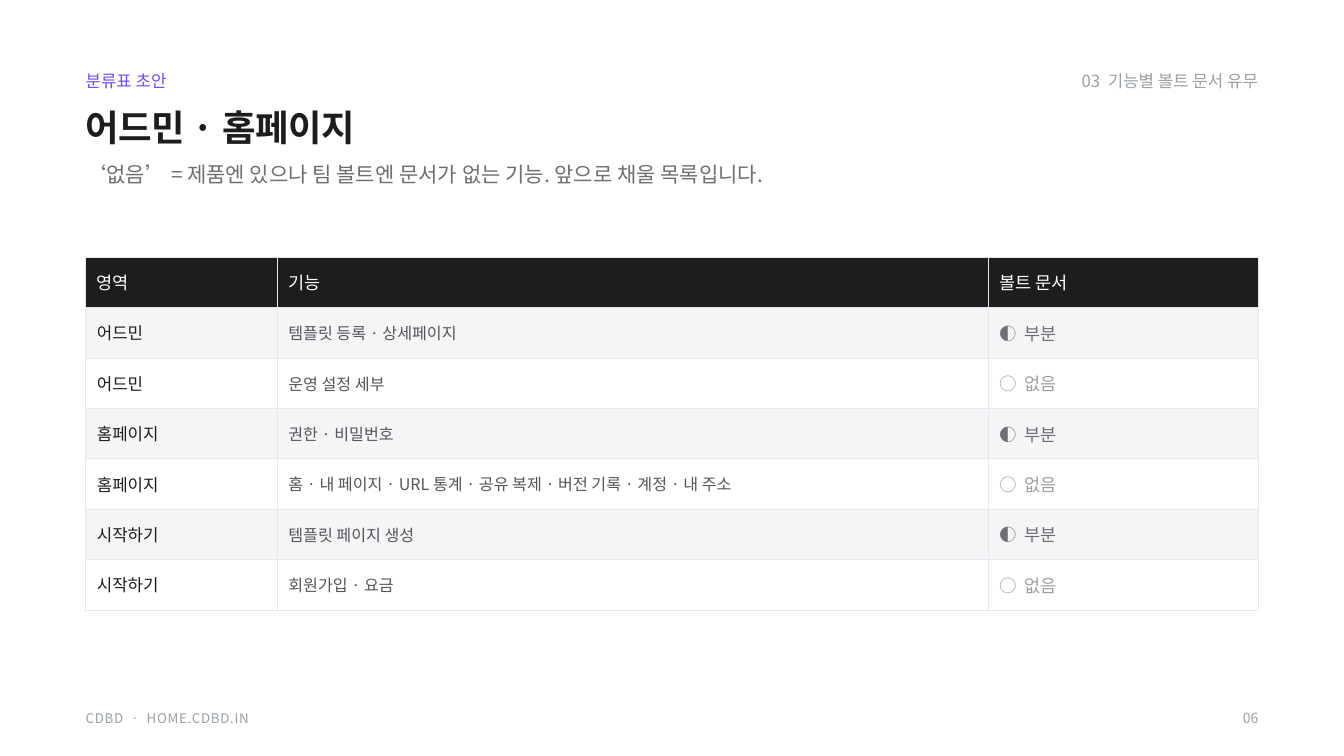
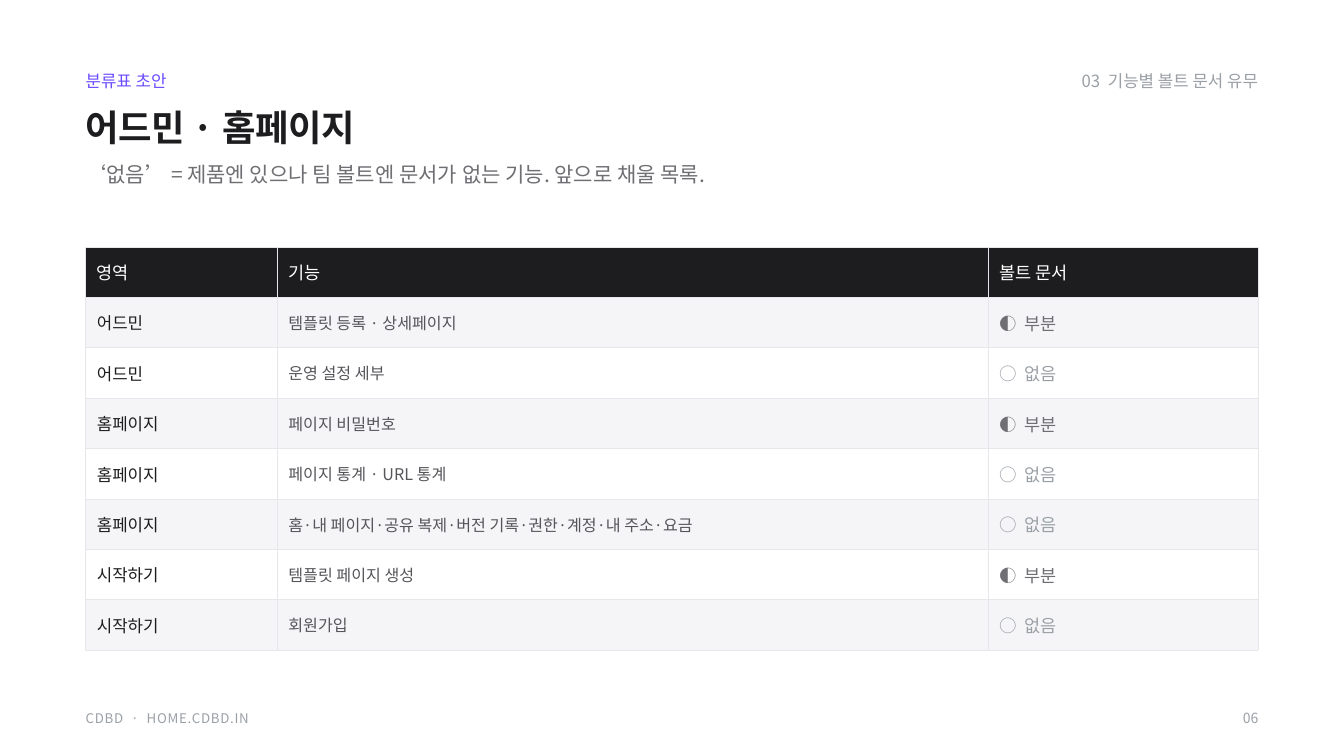
Before and after one commit to CdBd-in/design, a slide deck: slide 6 of _기능 안내판 실행 계획.pptx. Drawn at 1344x756 pixels with LibreOffice and Linux fonts; fonts in the diff are those of the drawing. Boxes give left, top, right and bottom in pixels: in the first picture for what was removed or moved away, otherwise in the second. Text is boxed around its words. In the diff, an @@ line names an element or a change of style, - is before the commit and + after.

```diff
--- a/_기능 안내판 실행 계획.pptx
+++ b/_기능 안내판 실행 계획.pptx
@@ text at [86,164,706,184]: text changed @@
-‘없음’ = 제품엔 있으나 팀 볼트엔 문서가 없는 기능. 앞으로 채울 목록입니다.
+‘없음’ = 제품엔 있으나 팀 볼트엔 문서가 없는 기능. 앞으로 채울 목록.
@@ table at [86,247,1258,638] @@
-row 4: 홈페이지 | 권한 · 비밀번호 | ◐ 부분
-row 5: 홈페이지 | 홈 · 내 페이지 · URL 통계 · 공유 복제 · 버전 기록 · 계정 · 내 주소 | ○ 없음
+row 4: 홈페이지 | 페이지 비밀번호 | ◐ 부분
+row 5: 홈페이지 | 페이지 통계 · URL 통계 | ○ 없음
+row 6: 홈페이지 | 홈·내 페이지·공유 복제·버전 기록·권한·계정·내 주소·요금 | ○ 없음
-row 8, column 2: 회원가입 · 요금
+row 8, column 2: 회원가입
@@ table: place and size @@
-table at [86,257,1258,597]
+table at [86,247,1258,638]
```
Also in this commit, not shown: 8 other slides changed, 2 slides added, 1 other file.
